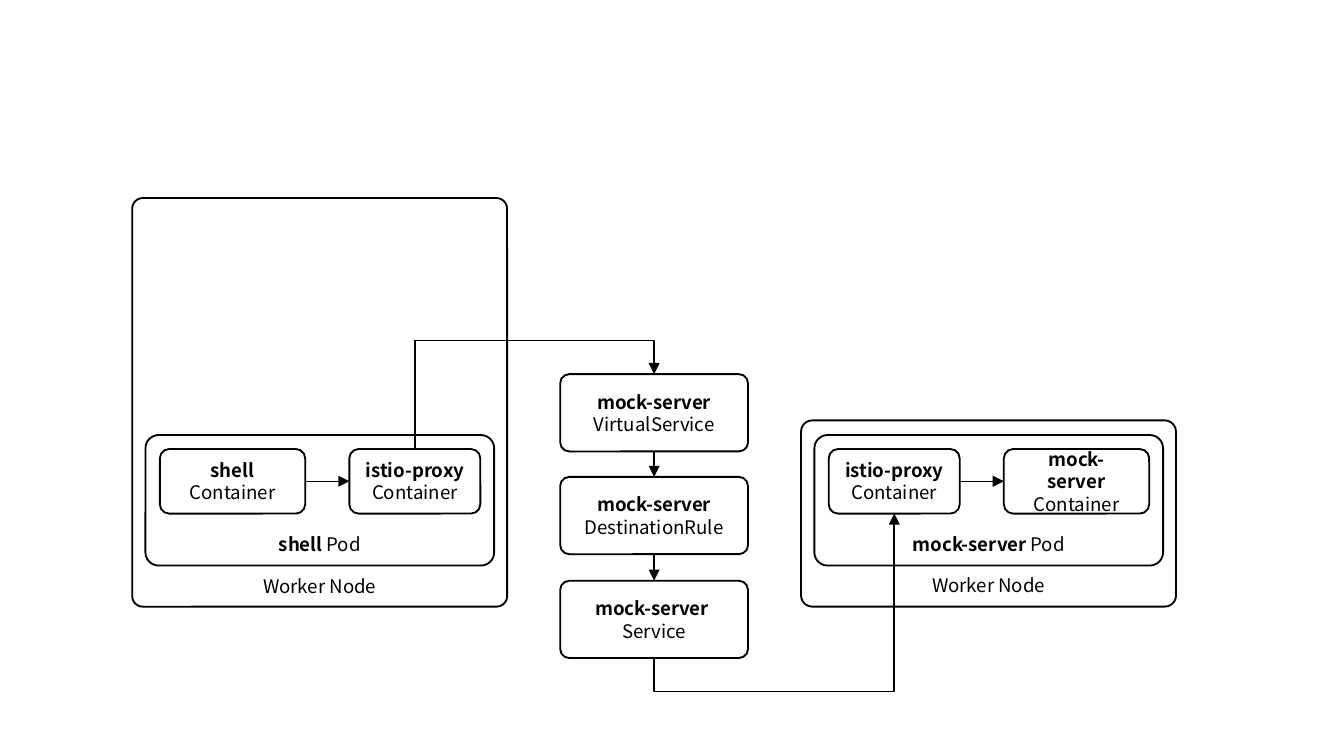
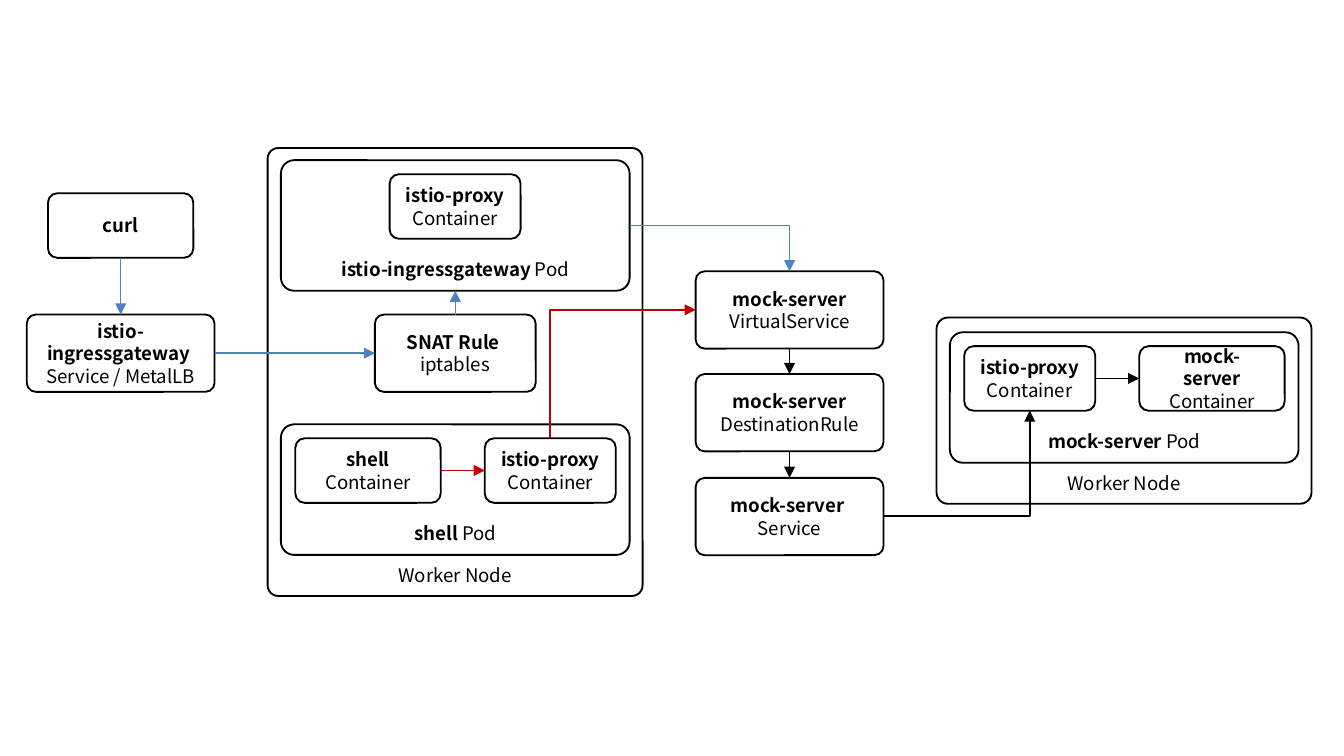
Before and after one commit to ssup2/blog-software, a slide deck: slide 1 of content/docs/theory-analysis/istio-proxy-header/images/images.pptx. Drawn at 1344x756 pixels with LibreOffice and Linux fonts; fonts in the diff are those of the drawing. Boxes give left, top, right and bottom in pixels: in the first picture for what was removed or moved away, otherwise in the second. Text is boxed around its words. In the diff, an @@ line names an element or a change of style, - is before the commit and + after.

```diff
--- a/content/docs/theory-analysis/istio-proxy-header/images/images.pptx
+++ b/content/docs/theory-analysis/istio-proxy-header/images/images.pptx
@@ rounded rectangle "Worker Node": place and size @@
-rounded rectangle "Worker Node" at box(132, 198, 507, 606)
+rounded rectangle "Worker Node" at box(267, 148, 642, 595)
@@ rounded rectangle added at box(281, 160, 629, 290), fill #FFFFFF, outline #000000 1 pt, 10 pt, text #000000, bold @@
+istio-ingressgateway Pod
@@ rounded rectangle added at box(390, 175, 520, 239), fill #FFFFFF, outline #000000 1 pt, 10 pt, text #000000, bold @@
+istio-proxy
+Container
@@ rounded rectangle added at box(48, 194, 194, 258), fill #FFFFFF, outline #000000 1 pt, 10 pt, text #000000, bold @@
+curl
@@ elbow arrow added from (630, 226) to (790, 271), #4F81BD 1 pt @@
@@ arrow added from (121, 258) to (121, 314), #4F81BD 0.75 pt @@
@@ arrow added from (456, 314) to (456, 290), #4F81BD 0.75 pt @@
@@ rounded rectangle added at box(27, 314, 215, 392), fill #FFFFFF, outline #000000 1 pt, 10 pt, text #000000, bold @@
+istio-ingressgateway
+Service / MetalLB
@@ rounded rectangle added at box(375, 314, 536, 392), fill #FFFFFF, outline #000000 1 pt, 10 pt, text #000000, bold @@
+SNAT Rule
+iptables
@@ elbow arrow moved from (415, 449) - (655, 374) to (550, 438) - (696, 310) @@
@@ elbow arrow (550, 438) - (696, 310): stroke #000000 1 pt to #C00000 1 pt @@
@@ arrow added from (215, 353) to (375, 353), #4F81BD 0.75 pt @@
@@ 5 rounded rectangles, 1 arrow: place and size @@
-5 rounded rectangles, 1 arrow at box(560, 374, 1176, 659)
+5 rounded rectangles, 1 arrow at box(696, 271, 1312, 556)
@@ elbow arrow moved from (655, 659) - (894, 513) to (883, 516) - (1030, 411) @@
@@ 3 rounded rectangles, 1 arrow: place and size @@
-3 rounded rectangles, 1 arrow at box(145, 435, 493, 566)
+3 rounded rectangles, 1 arrow at box(281, 425, 629, 555)
@@ arrow (441, 470) - (485, 470): stroke #000000 0.75 pt to #C00000 0.75 pt @@
@@ 2 rounded rectangles, 2 arrows: place and size @@
-2 rounded rectangles, 2 arrows at box(655, 449, 1149, 581)
+2 rounded rectangles, 2 arrows at box(790, 347, 1285, 478)
```
Also in this commit, not shown: 2 slides added, 50 slides removed, 3 other files.
